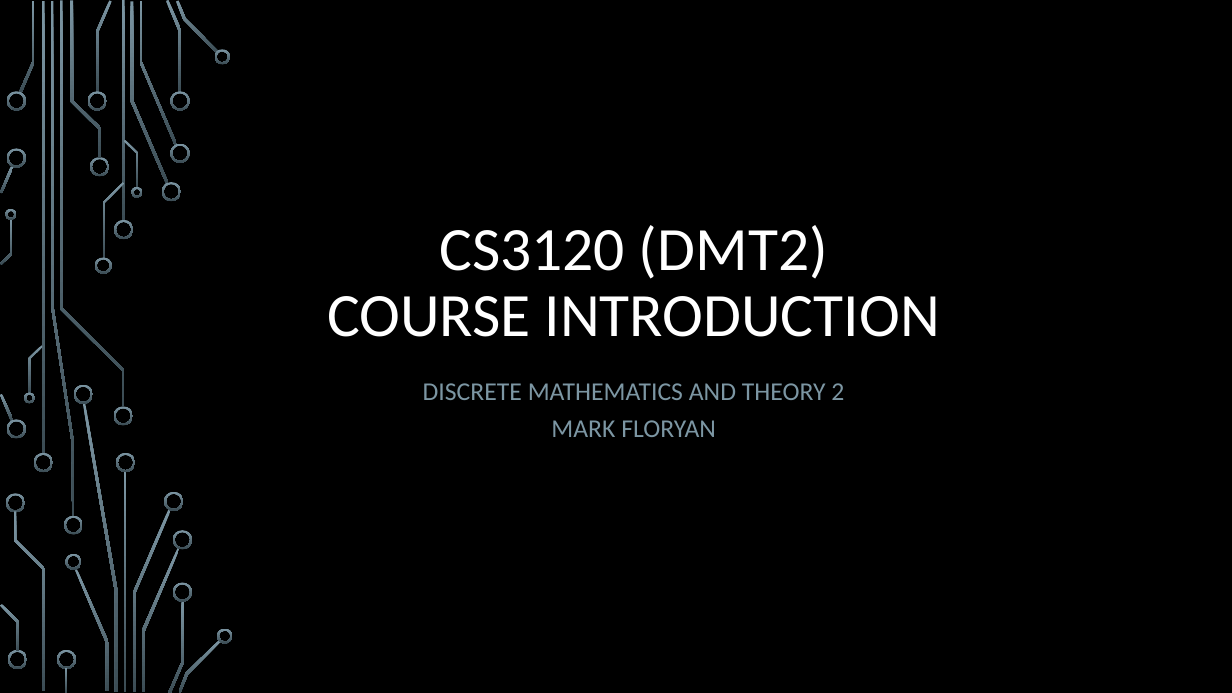
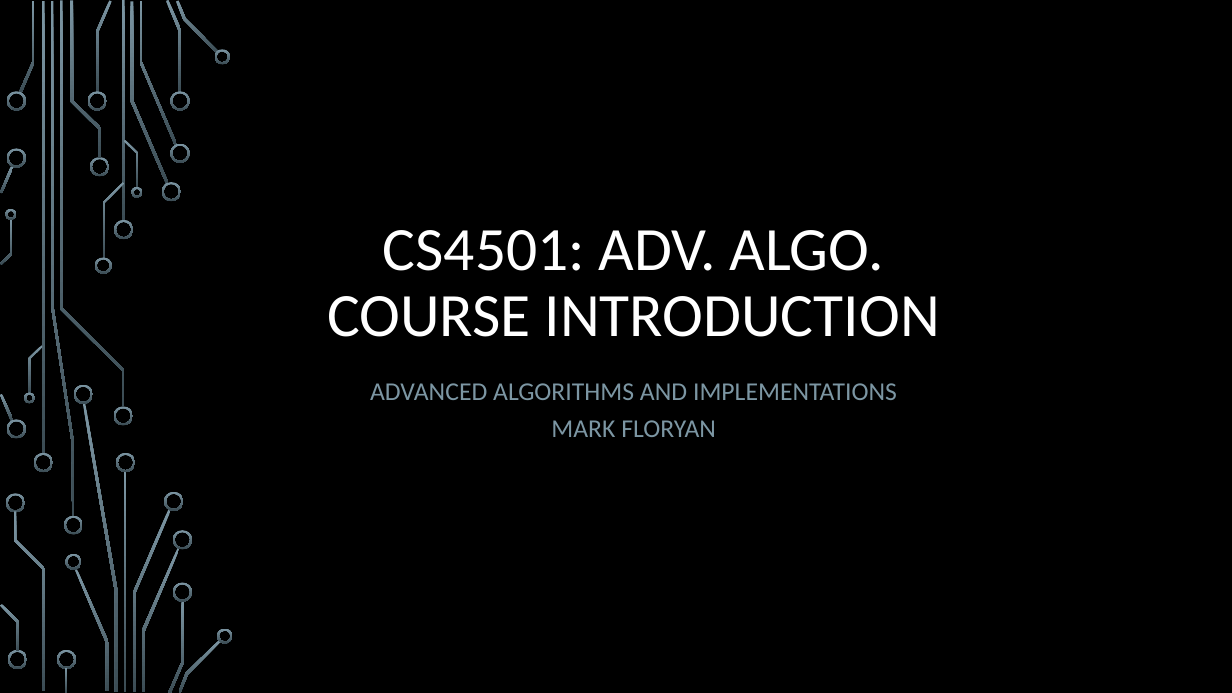
Before and after one commit to janiceeguo/advAlgo, a slide deck: slide 1 of slides/00-CourseIntroduction.pptx. Drawn at 1232x693 pixels with LibreOffice and Linux fonts; fonts in the diff are those of the drawing; background and template pictures are left out. Boxes give left, top, right and bottom in pixels: in the first picture for what was removed or moved away, otherwise in the second. Text is boxed around its words. In the diff, an @@ line names an element or a change of style, - is before the commit and + after.

Commit message:
course intro

```diff
--- a/slides/00-CourseIntroduction.pptx
+++ b/slides/00-CourseIntroduction.pptx
@@ title at <box>327,230,940,337</box>: text changed @@
-CS3120 (DMT2)
-COURSE INTRODUCTION
+CS4501: ADV. ALGO.
+COURSE INTRODUCTION
@@ subtitle at <box>370,383,897,437</box>: text changed @@
-DISCRETE MATHEMATICS AND THEORY 2
-MARK FLORYAN
+ADVANCED ALGORITHMS AND IMPLEMENTATIONS
+MARK FLORYAN
```
Also in this commit, not shown: 11 other slides changed, 12 slides added, 17 slides removed, 2 other files.
